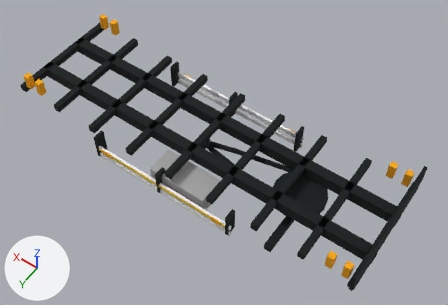
Two versions of the glTF model src/render/assets/krone-azw-18-trailer.glb, one commit apart.
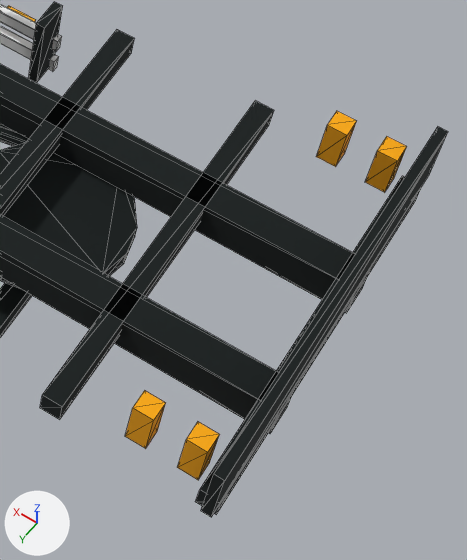
Old and new are each drawn whole from a 50 mm lens placed at (-2.52, 5.86, 10.15), pointed at (1.68, -0.03, 0.9) and again close up on the part from 63% to 97% of the width and 41% to 100% of the height. The axes (+X, +Y, +Z) are drawn at lower left. The lights are the same throughout. The first two pictures are the older version. The close-ups show mesh edges as thin lines. Where no turn or scale is listed for an object, it has been applied to the vertices. Vertices at exactly the same position are counted once.

The first close-up shows 'dolly', 'trailer'.
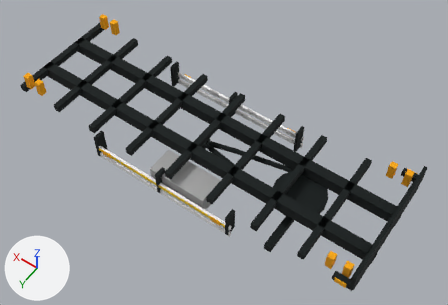
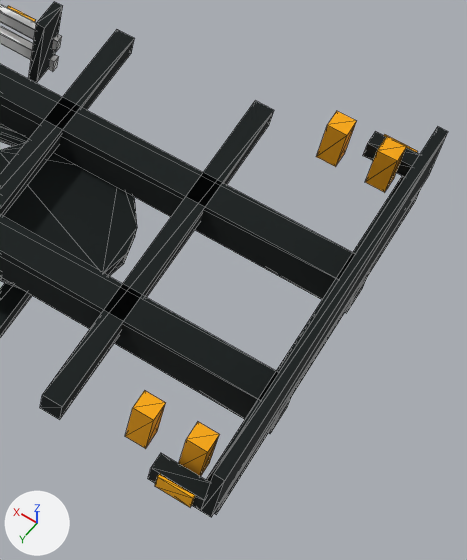
Where the change shows, as pixel boxes (x1, y1, x2, y2) in the close-ups (467 x 560 px):
'trailer-lens', added
    after: (7, 6, 417, 507)
part 1 of me_trailer, added
    after: (148, 131, 420, 511)

The change, as a list of edits to the scene's bpy script:
```text
Add mat_trailer_lens:
    mat_trailer_lens = bpy.data.materials.new('trailer-lens')
    mat_trailer_lens.use_nodes = True; mat_trailer_lens.node_tree.nodes.clear()
    _N = mat_trailer_lens.node_tree.nodes; _L = mat_trailer_lens.node_tree.links
    n0 = _N.new('ShaderNodeBsdfPrincipled'); n0.name = 'Principled BSDF'
    n0.inputs[2].default_value = 1.0  # 'Roughness'
    n1 = _N.new('ShaderNodeOutputMaterial'); n1.name = 'Material Output'
    n2 = _N.new('ShaderNodeVertexColor'); n2.name = 'Color Attribute'
    _L.new(n0.outputs[0], n1.inputs[0])  # 'BSDF' to 'Surface'
    _L.new(n2.outputs[0], n0.inputs[0])  # 'Color' to 'Base Color'
Change me_trailer:
    used by ob_trailer; location = (2.048, 0.0, 1.055)
    remove me_trailer.from_pydata(...)  # 312 vertices, 468 faces; spans x -3.72..3.72, y -1.28..1.28, z -0.62..0.62
    add me_trailer.from_pydata(...)  # 294 vertices, 444 faces; spans x -3.72..3.72, y -1.28..1.28, z -0.62..0.62
    me_trailer part 1
    6 vertices are added at (-3.66, 1.17, 0.22), (-3.66, 1.17, 0.34), (-3.66, 1.28, 0.34), (-3.66, -1.17, 0.22), (-3.66, -1.28, 0.34), (-3.66, -1.17, 0.34)
    8 new vertices lie (0.3, 0.0, 0.0) away from vertices in x -3.66, y -1.28..1.28, z 0.22..0.34
    24 new faces join them
    other edits to the shape of me_trailer do not show in these pictures
Add me_trailer_lens:
    me_trailer_lens.from_pydata(...)  # 48 vertices, 72 faces; spans x -2.58..2.58, y -1.29..1.29, z -0.31..0.31
    me_trailer_lens.materials.append(mat_trailer_lens)
Add ob_trailer_lens:
    ob_trailer_lens = bpy.data.objects.new('trailer-lens', me_trailer_lens)
    ob_trailer_lens.location = (1.016, 0.0, 1.085)
```
